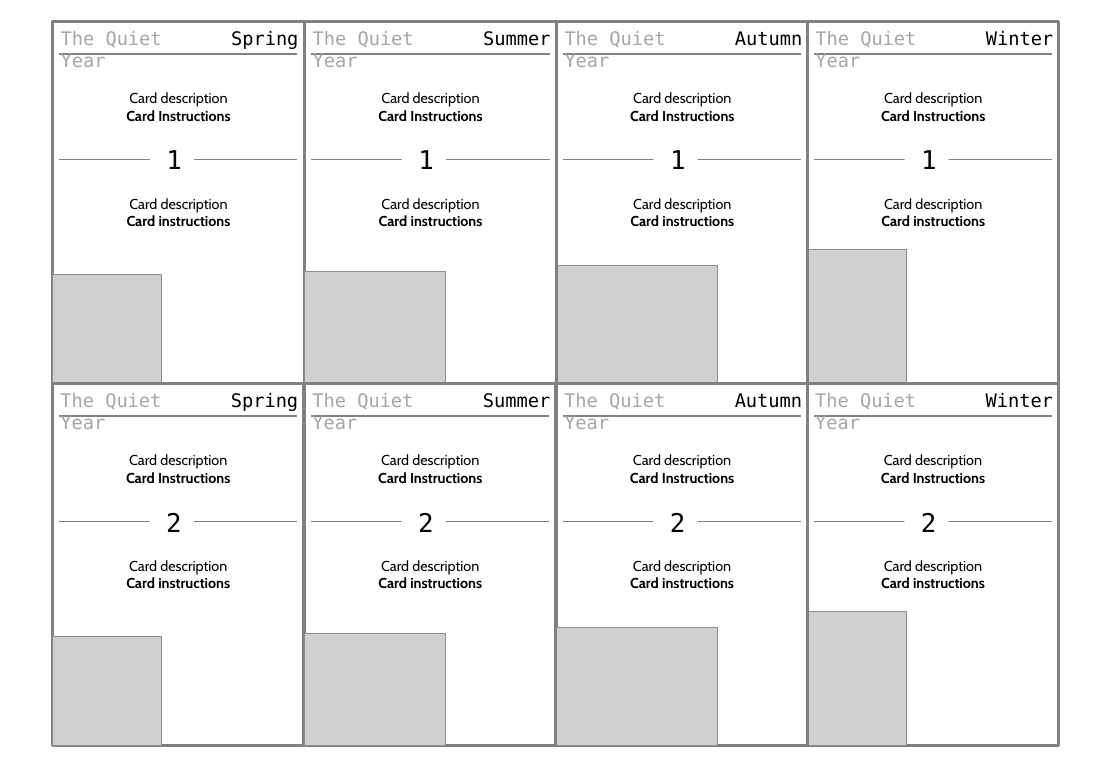
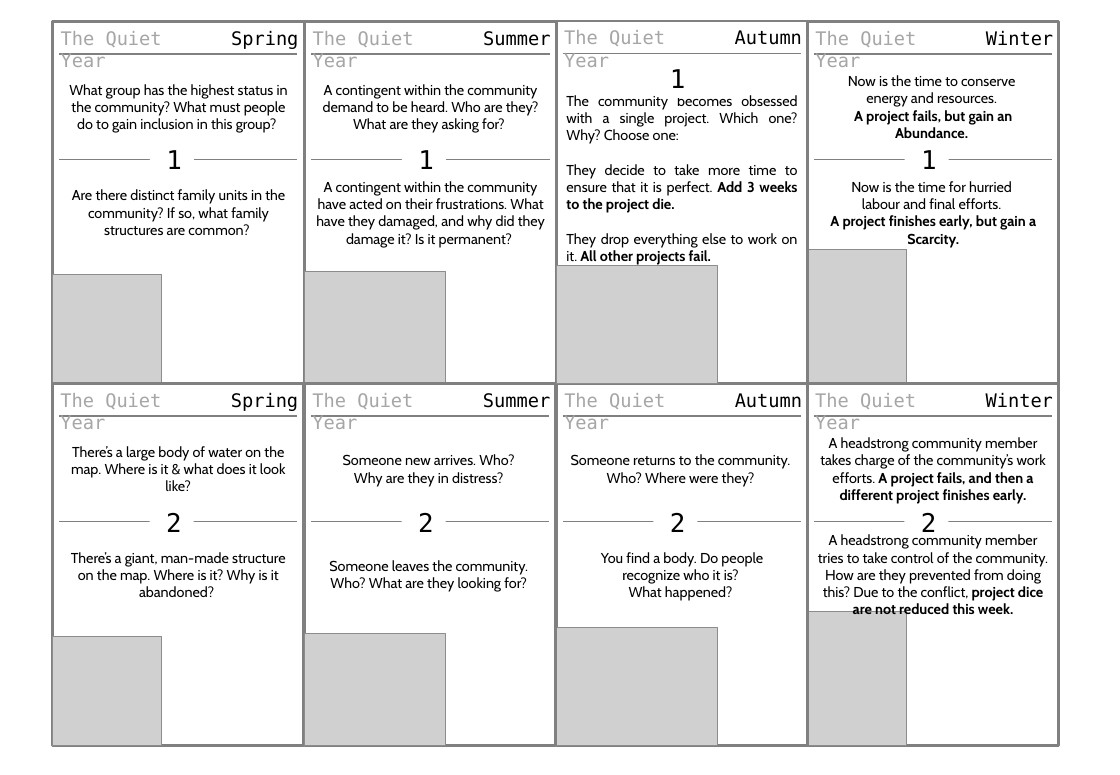
Before and after one commit to PangolinPaw/TheQuietYear, a slide deck: slide 1 of cards.pptx. Drawn at 1120x775 pixels with LibreOffice and Linux fonts; fonts in the diff are those of the drawing; grey boxes stand for pictures. Boxes give left, top, right and bottom in pixels: in the first picture for what was removed or moved away, otherwise in the second. Text is boxed around its words. In the diff, an @@ line names an element or a change of style, - is before the commit and + after.

Commit message:
Add finalised cards

```diff
--- a/cards.pptx
+++ b/cards.pptx
@@ ellipse "1": place and size @@
-ellipse "1" at <box>654,140,698,180</box>
+ellipse "1" at <box>656,58,700,98</box>
@@ text at <box>69,84,288,133</box>: text changed; bold off @@
-Card description
-Card Instructions
+What group has the highest status in the community? What must people do to gain inclusion in this group?
@@ text at <box>323,84,539,133</box>: text changed; bold off @@
-Card description
-Card Instructions
+A contingent within the community demand to be heard. Who are they? What are they asking for?
@@ text at <box>848,75,1015,138</box>: text changed; bold off @@
-Card description
-Card Instructions
+Now is the time to conserve
+energy and resources.
+A project fails, but gain an Abundance.
@@ text added at <box>566,95,798,264</box>, 10 pt, text #000000 @@
+The community becomes obsessed with a single project. Which one? Why? Choose one:
+They decide to take more time to ensure that it is perfect. Add 3 weeks to the project die.
+They drop everything else to work on it. All other projects fail.
@@ text removed at <box>630,92,734,122</box> @@
-Card description
-Card Instructions
@@ line removed from (564, 160) to (801, 160) @@
@@ text at <box>72,189,285,235</box>: text changed; bold off @@
-Card description
-Card instructions
+Are there distinct family units in the community? If so, what family structures are common?
@@ text at <box>316,181,545,247</box>: text changed; bold off @@
-Card description
-Card instructions
+A contingent within the community have acted on their frustrations. What have they damaged, and why did they damage it? Is it permanent?
@@ text removed at <box>630,198,734,226</box> @@
-Card description
-Card instructions
@@ text at <box>830,181,1036,247</box>: text changed; bold off @@
-Card description
-Card instructions
+Now is the time for hurried
+labour and final efforts.
+A project finishes early, but gain a Scarcity.
@@ text at <box>71,446,285,491</box>: text changed; bold off @@
-Card description
-Card Instructions
+There’s a large body of water on the map. Where is it & what does it look like?
@@ text at <box>820,437,1046,504</box>: text changed; bold off @@
-Card description
-Card Instructions
+A headstrong community member takes charge of the community’s work efforts. A project fails, and then a different project finishes early.
@@ text at <box>343,454,514,486</box>: text changed; bold off @@
-Card description
-Card Instructions
+Someone new arrives. Who?
+Why are they in distress?
@@ text at <box>571,454,790,486</box>: text changed; bold off @@
-Card description
-Card Instructions
+Someone returns to the community.
+Who? Where were they?
@@ text at <box>818,534,1048,618</box>: text changed; bold off @@
-Card description
-Card instructions
+A headstrong community member tries to take control of the community. How are they prevented from doing this? Due to the conflict, project dice are not reduced this week.
@@ text at <box>71,552,285,597</box>: text changed; bold off @@
-Card description
-Card instructions
+There’s a giant, man-made structure on the map. Where is it? Why is it abandoned?
@@ text at <box>329,560,528,592</box>: text changed; bold off @@
-Card description
-Card instructions
+Someone leaves the community.
+Who? What are they looking for?
@@ text at <box>601,552,763,601</box>: text changed; bold off @@
-Card description
-Card instructions
+You find a body. Do people
+recognize who it is?
+What happened?
```
Also in this commit, not shown: 5 other slides changed, 1 slide added, 1 slide removed, 1 other file.
